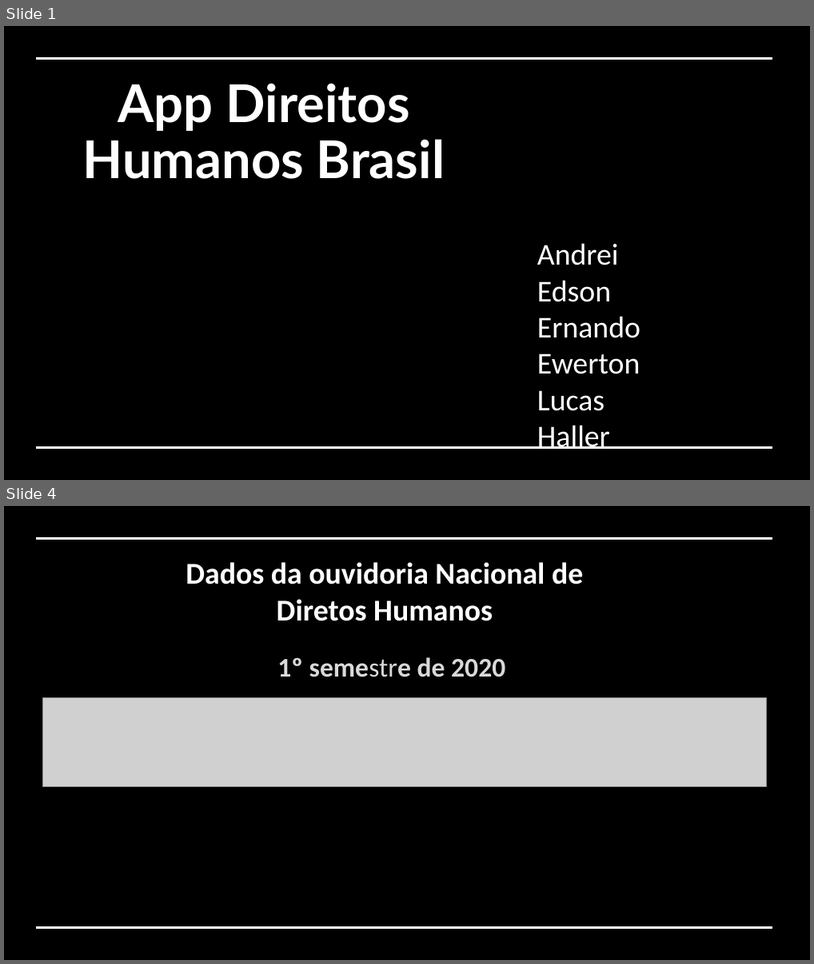
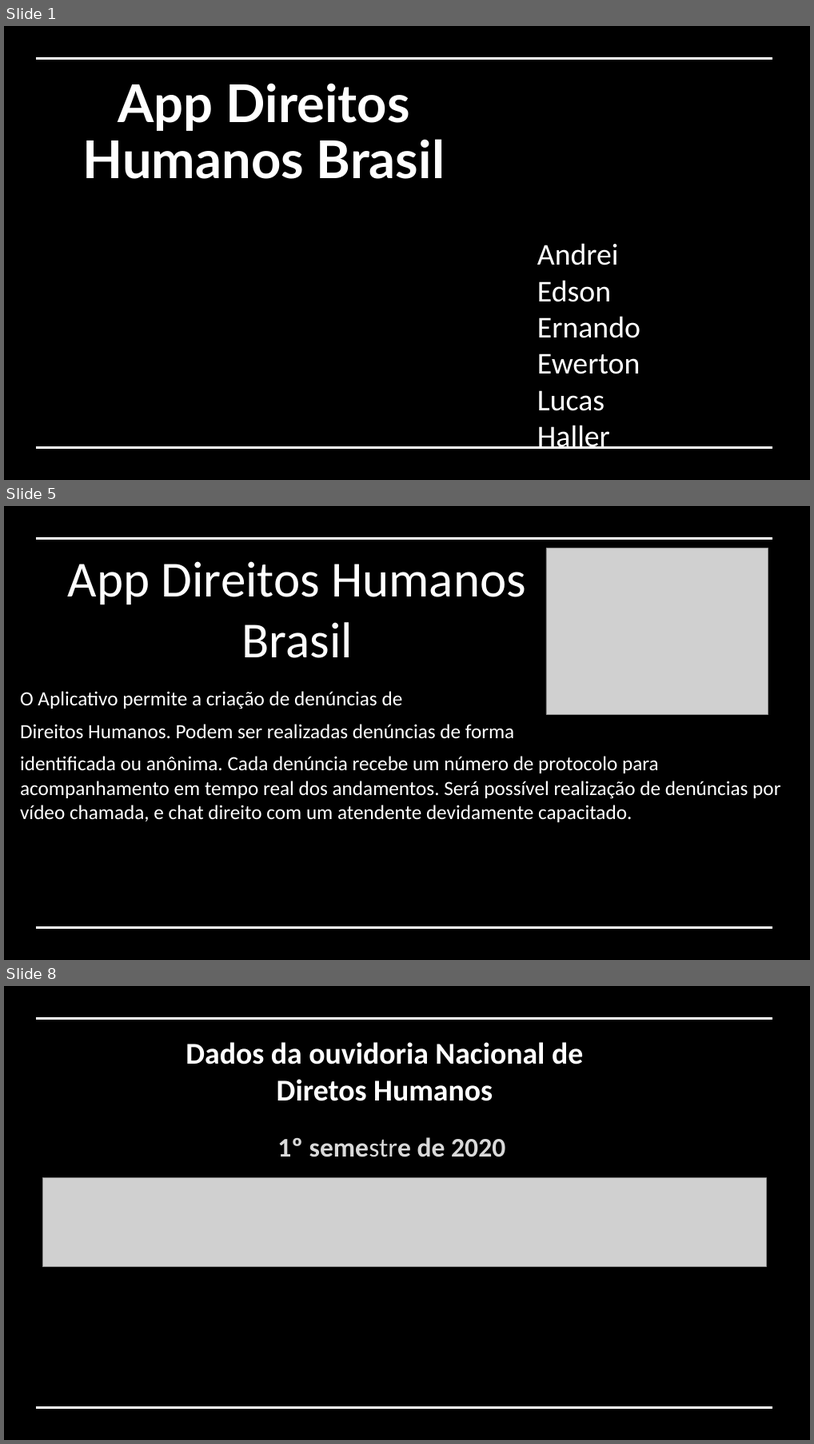
Before and after one commit to A2LF/FrontAnd, a slide deck: integrador-frontend/src/assets/img/APP DH SABE 254.pptx. Shown one above the other, each under a label of ours: slides 1 and 4 before the commit, slides 1, 5 and 8 after it; the slides between them are not shown. The pictures are 814x964 and 814x1444 pixels, drawn with LibreOffice and Linux fonts; fonts in the diff are those of the drawing; grey boxes stand for pictures; background and template pictures are left out; a plain dark background stands for a picture behind light text. Boxes give left, top, right and bottom in pixels: in the first picture for what was removed or moved away, otherwise in the second. Text is boxed around its words. In the diff, an @@ line names an element or a change of style, - is before the commit and + after.

```diff
--- a/integrador-frontend/src/assets/img/APP DH SABE 254.pptx
+++ b/integrador-frontend/src/assets/img/APP DH SABE 254.pptx
@@ slide 5 added at (4, 506, 810, 960), background picture (left out) @@
@@ rectangle added at (4, 506, 810, 960), fill #000000 @@
@@ line added from (36, 539) to (774, 539), #FFFFFF 2.25 pt @@
@@ picture added at (546, 548, 769, 714) @@
@@ title added at (68, 561, 526, 658), 60 pt, text #FFFFFF @@
+App Direitos Humanos Brasil
@@ text added at (20, 691, 781, 822), 24 pt, text #FFFFFF @@
+O Aplicativo permite a criação de denúncias de
+Direitos Humanos. Podem ser realizadas denúncias de forma
+identificada ou anônima. Cada denúncia recebe um número de protocolo para acompanhamento em tempo real dos andamentos. Será possível realização de denúncias por vídeo chamada, e chat direito com um atendente devidamente capacitado.
@@ line added from (36, 927) to (774, 927), #FFFFFF 2.25 pt @@
@@ what was slide 4 is now slide 8 @@
```
Also in this commit, not shown: 2 slides changed, 5 other slides added, 7 other files.
